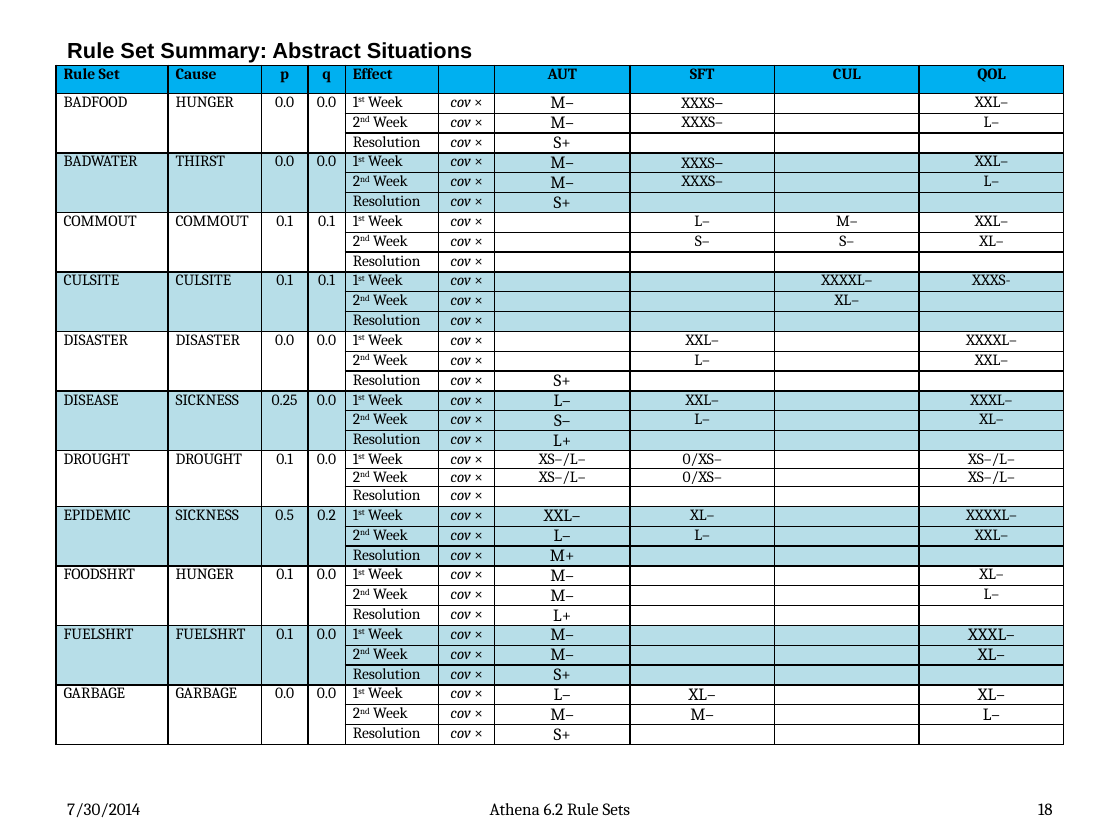
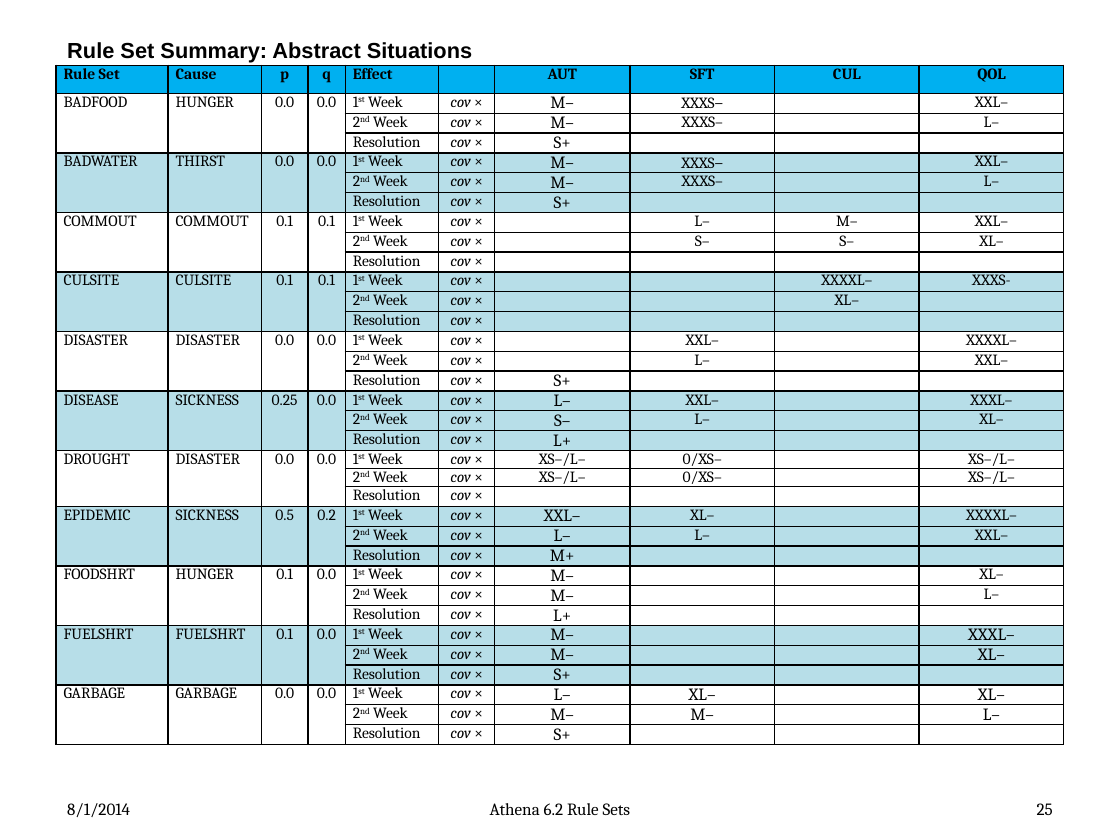
Before and after one commit to AthenaModel/athena-legacy, a slide deck: slide 25 of docs/dev/rules.pptx (slide 18 before the commit). Drawn at 1120x840 pixels with LibreOffice and Linux fonts; fonts in the diff are those of the drawing. Boxes give left, top, right and bottom in pixels: in the first picture for what was removed or moved away, otherwise in the second. Text is boxed around its words. In the diff, an @@ line names an element or a change of style, - is before the commit and + after.

Commit message:
Fixed Bug #{4561}
Added the new rule sets with their model parameters, updated the relevant
enumerations, added a test suite, and updated the Rules document.

```diff
--- a/docs/dev/rules.pptx
+++ b/docs/dev/rules.pptx
@@ table at box(56, 65, 1063, 767) @@
-row 20, column 2: DROUGHT
+row 20, column 2: DISASTER
-row 20, column 3: 0.1
+row 20, column 3: 0.0
@@ text at box(67, 803, 130, 817): text changed @@
-7/30/2014
+8/1/2014
@@ page number at box(1037, 803, 1053, 815): text changed @@
-18
+25
```
Also in this commit, not shown: 72 other slides changed, 7 slides added, 6 other files.
